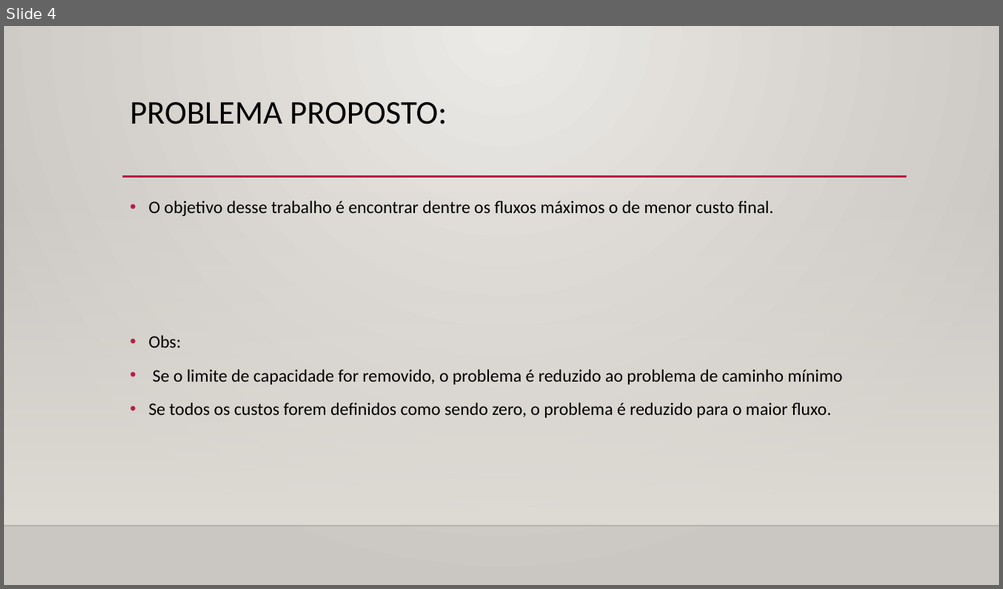
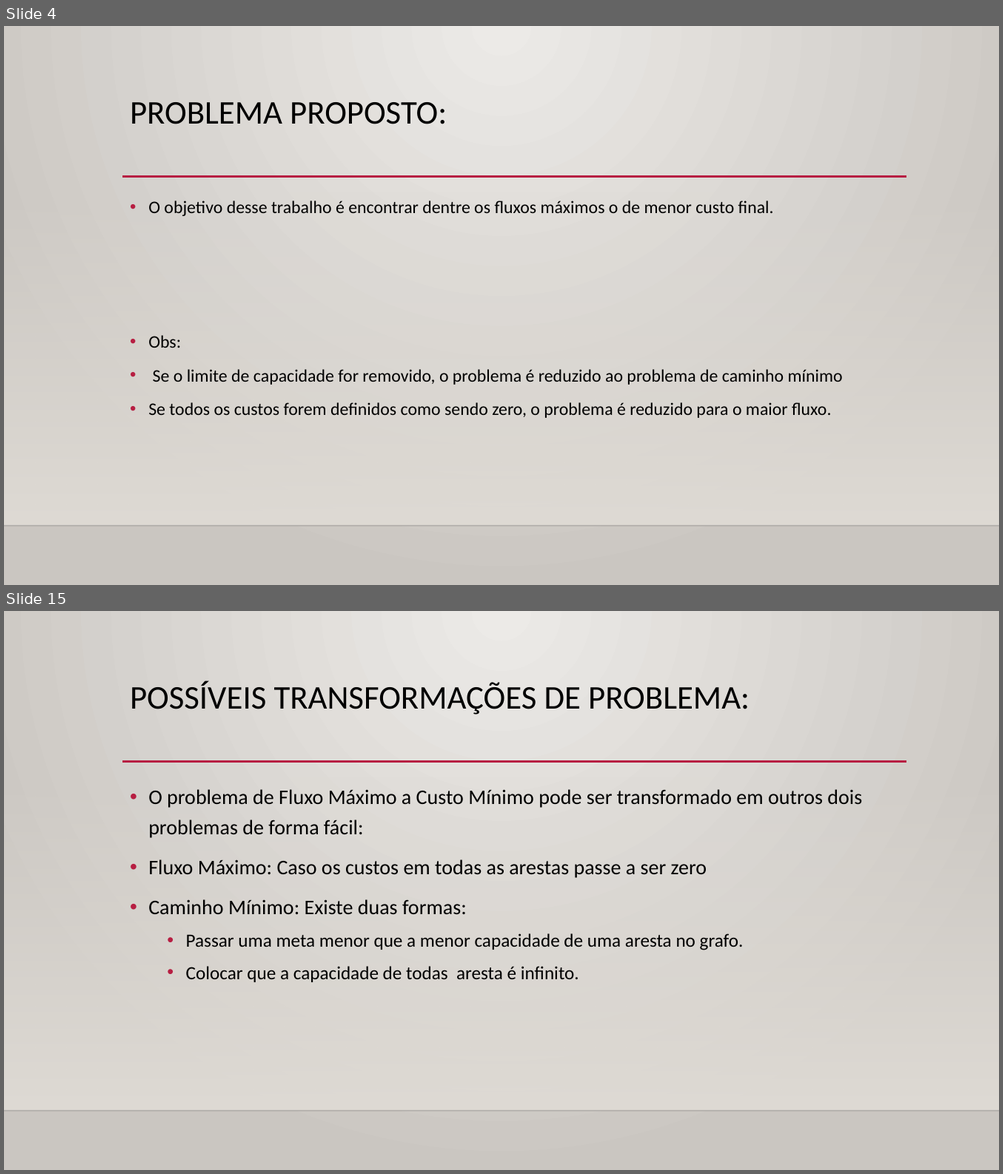
Before and after one commit to vitorhugoclz/EclipseProject, a slide deck: FluxoCustoMinimo/slides e texto/Apresentacao.pptx. Shown one above the other, each under a label of ours: slide 4 before the commit, slides 4 and 15 after it; the slides between them are not shown. The pictures are 1003x589 and 1003x1174 pixels, drawn with LibreOffice and Linux fonts; fonts in the diff are those of the drawing; background and template pictures are left out. Boxes give left, top, right and bottom in pixels: in the first picture for what was removed or moved away, otherwise in the second. Text is boxed around its words. In the diff, an @@ line names an element or a change of style, - is before the commit and + after.

```diff
--- a/FluxoCustoMinimo/slides e texto/Apresentacao.pptx
+++ b/FluxoCustoMinimo/slides e texto/Apresentacao.pptx
@@ slide 15 added at (4, 611, 999, 1170), background gradient #ECEAE7 to #CAC7C1; not listed: 3 template elements that a slide beside it also shows @@
@@ title added at (130, 681, 749, 715), 32 pt, text #000000 @@
+POSSÍVEIS TRANSFORMAÇÕES DE PROBLEMA:
@@ text added at (148, 789, 862, 982), 20 pt, text #000000 @@
+• O problema de Fluxo Máximo a Custo Mínimo pode ser transformado em outros dois problemas de forma fácil:
+• Fluxo Máximo: Caso os custos em todas as arestas passe a ser zero
+• Caminho Mínimo: Existe duas formas:
+  • Passar uma meta menor que a menor capacidade de uma aresta no grafo.
+  • Colocar que a capacidade de todas aresta é infinito.
```
Also in this commit, not shown: 3 slides changed, 8 other slides added, 4 other files.
